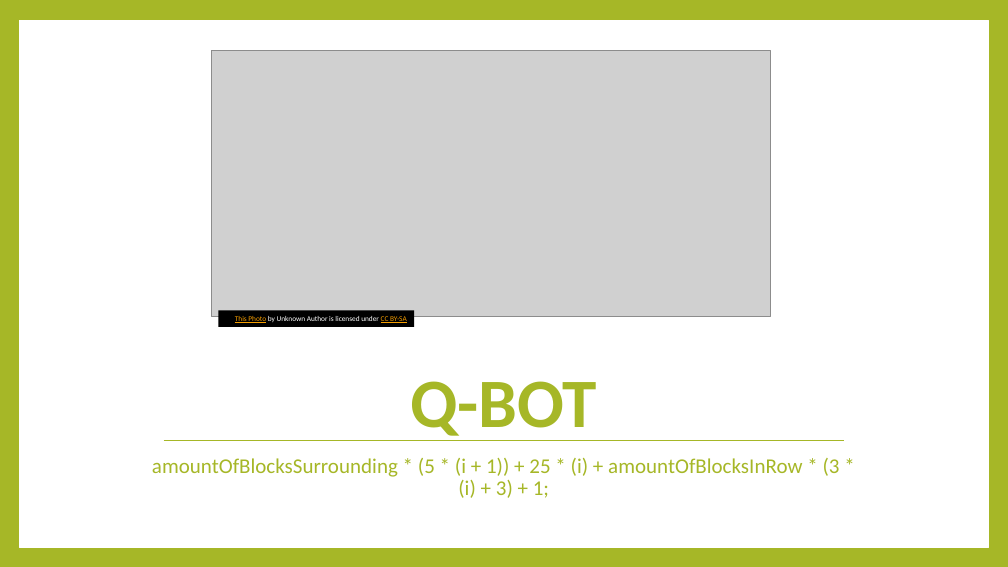
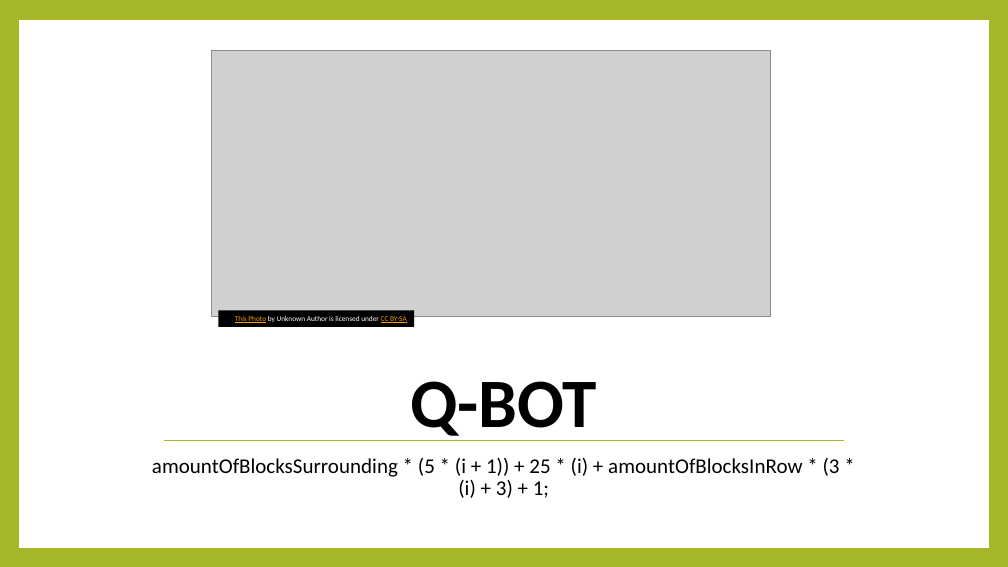
Before and after one commit to Hookz/pentominoes, a slide deck: slide 5 of Pentetris bots.pptx. Drawn at 1008x567 pixels with LibreOffice and Linux fonts; fonts in the diff are those of the drawing; grey boxes stand for pictures. Boxes give left, top, right and bottom in pixels: in the first picture for what was removed or moved away, otherwise in the second. Text is boxed around its words. In the diff, an @@ line names an element or a change of style, - is before the commit and + after.

Commit message:
black text

```diff
--- a/Pentetris bots.pptx
+++ b/Pentetris bots.pptx
@@ title "Q-BOT" at [410, 381, 597, 441]: text colour #A6B727 to #000000 @@
@@ text "amountOfBlocksSurrounding * (5 * (i ..." at [152, 458, 840, 498]: text colour #A6B727 to #000000 @@
```
Also in this commit, not shown: 3 other slides changed.
